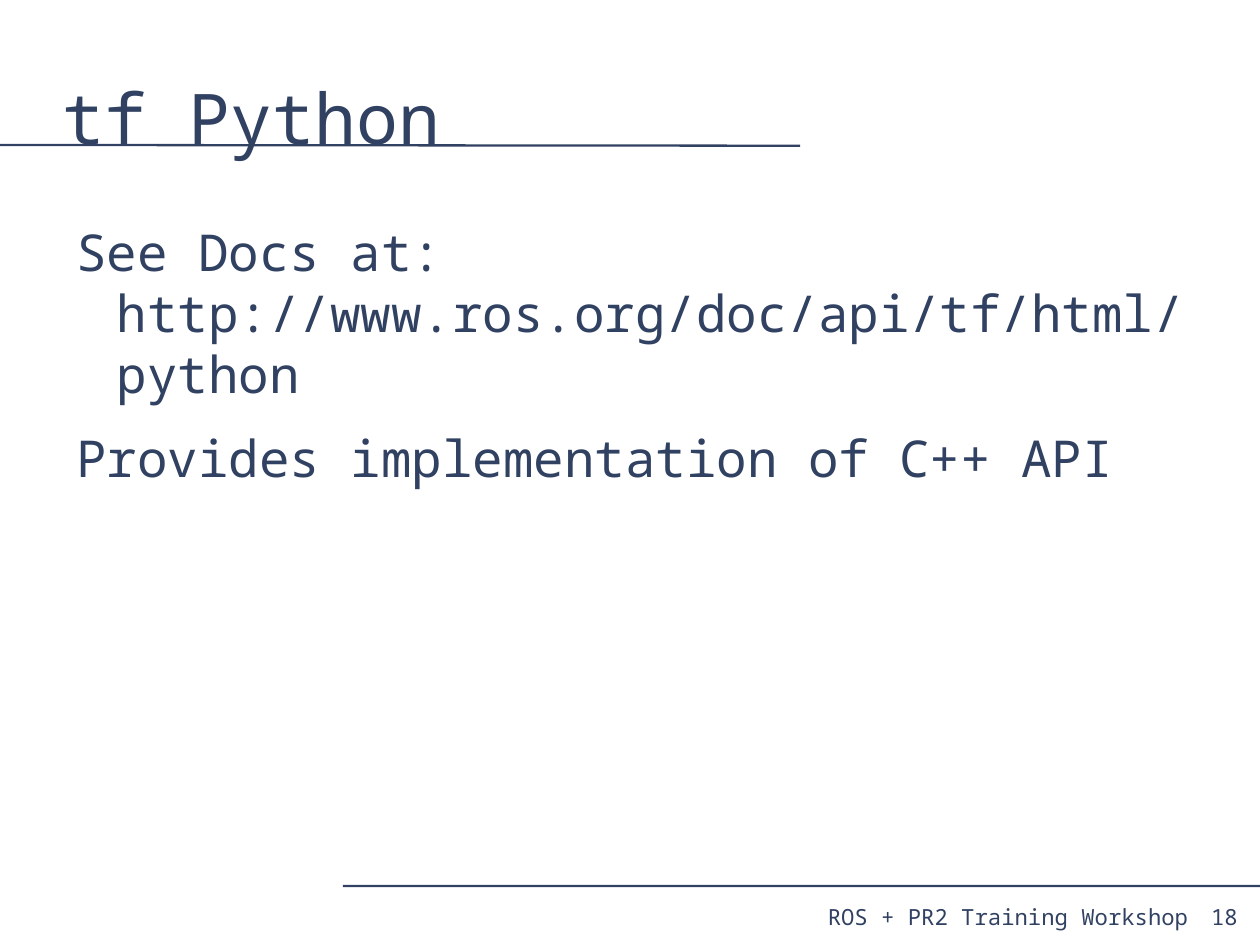
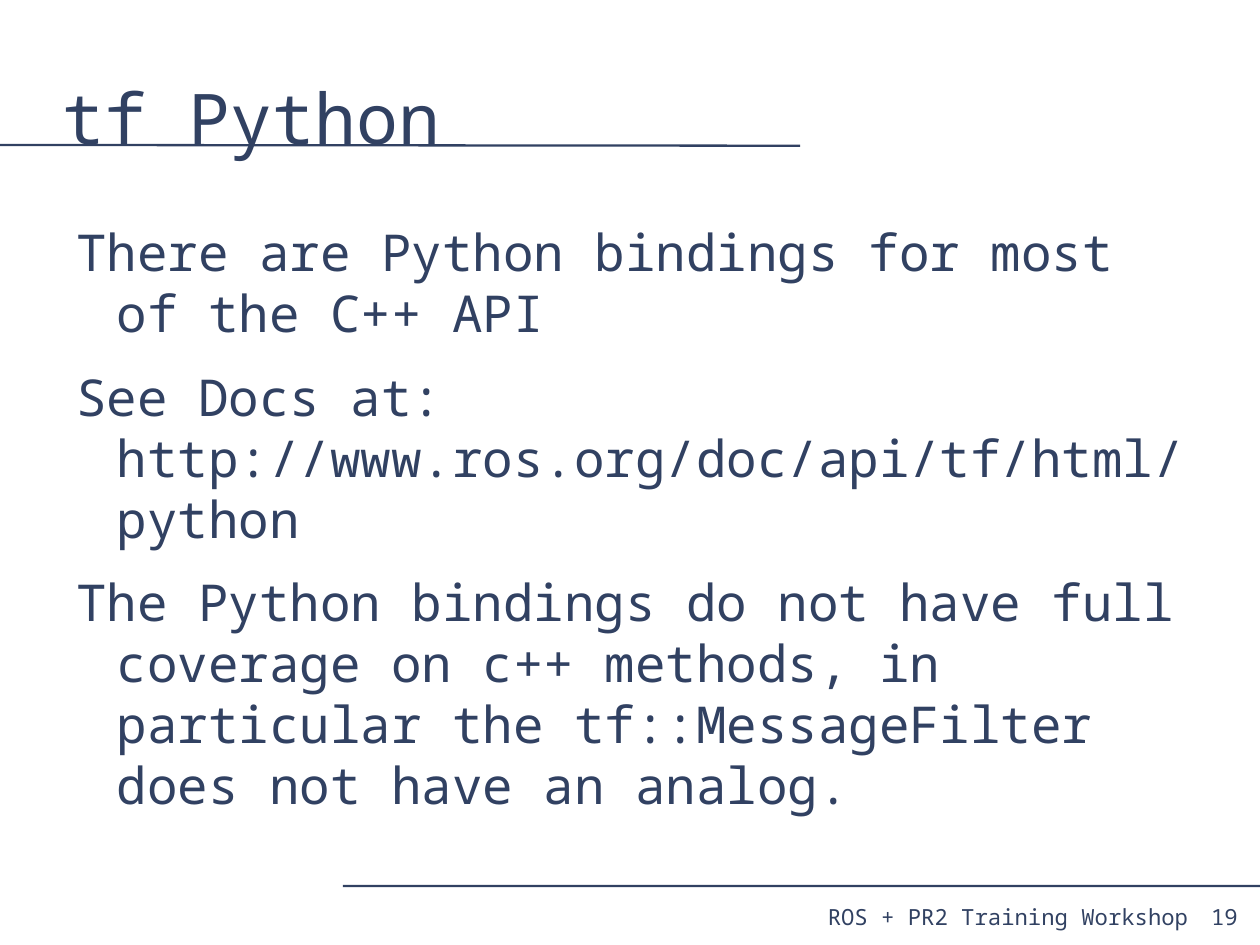
Before and after one commit to PR2/pr2_docs, a slide deck: slide 19 of pr2_training_workshop/tf/tf_training.odp (slide 18 before the commit). Drawn at 1260x945 pixels with LibreOffice and Linux fonts; fonts in the diff are those of the drawing. Boxes give left, top, right and bottom in pixels: in the first picture for what was removed or moved away, otherwise in the second. Text is boxed around its words. In the diff, an @@ line names an element or a change of style, - is before the commit and + after.

```diff
--- a/pr2_training_workshop/tf/tf_training.odp
+++ b/pr2_training_workshop/tf/tf_training.odp
@@ text at [76,232,1113,333]: paragraph added @@
+There are Python bindings for most of the C++ API
@@ text at [76,582,1174,817]: text changed @@
-Provides implementation of C++ API
+The Python bindings do not have full coverage on c++ methods, in particular the tf::MessageFilter does not have an analog.
@@ page number at [1211,909,1238,925]: text changed @@
-18
+19
```
Also in this commit, not shown: 7 other slides changed, 6 slides added, 14 slides removed, 1 other file.
